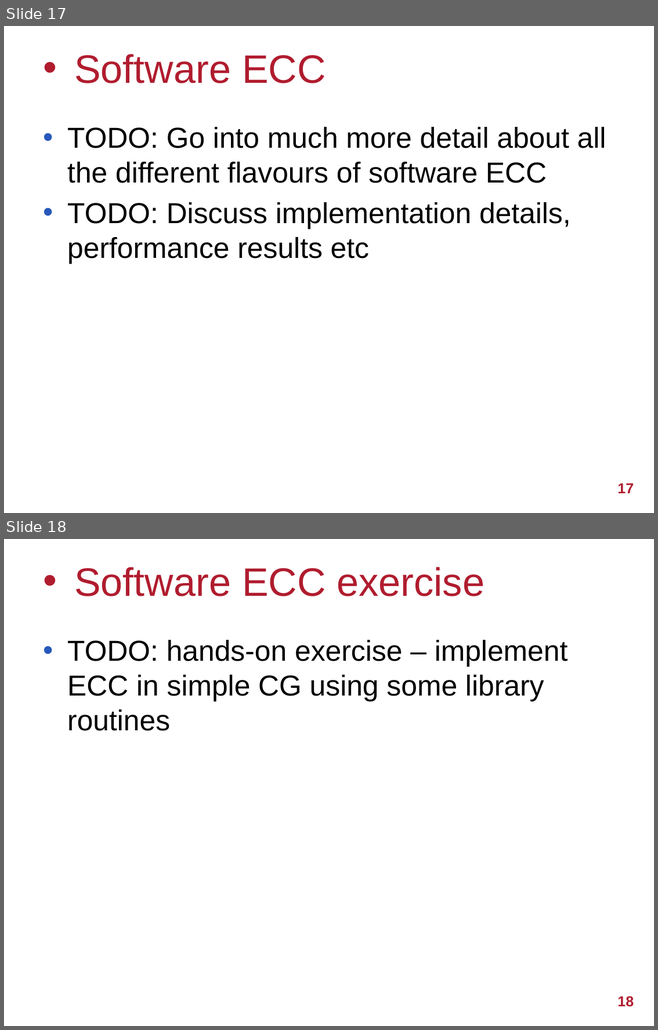
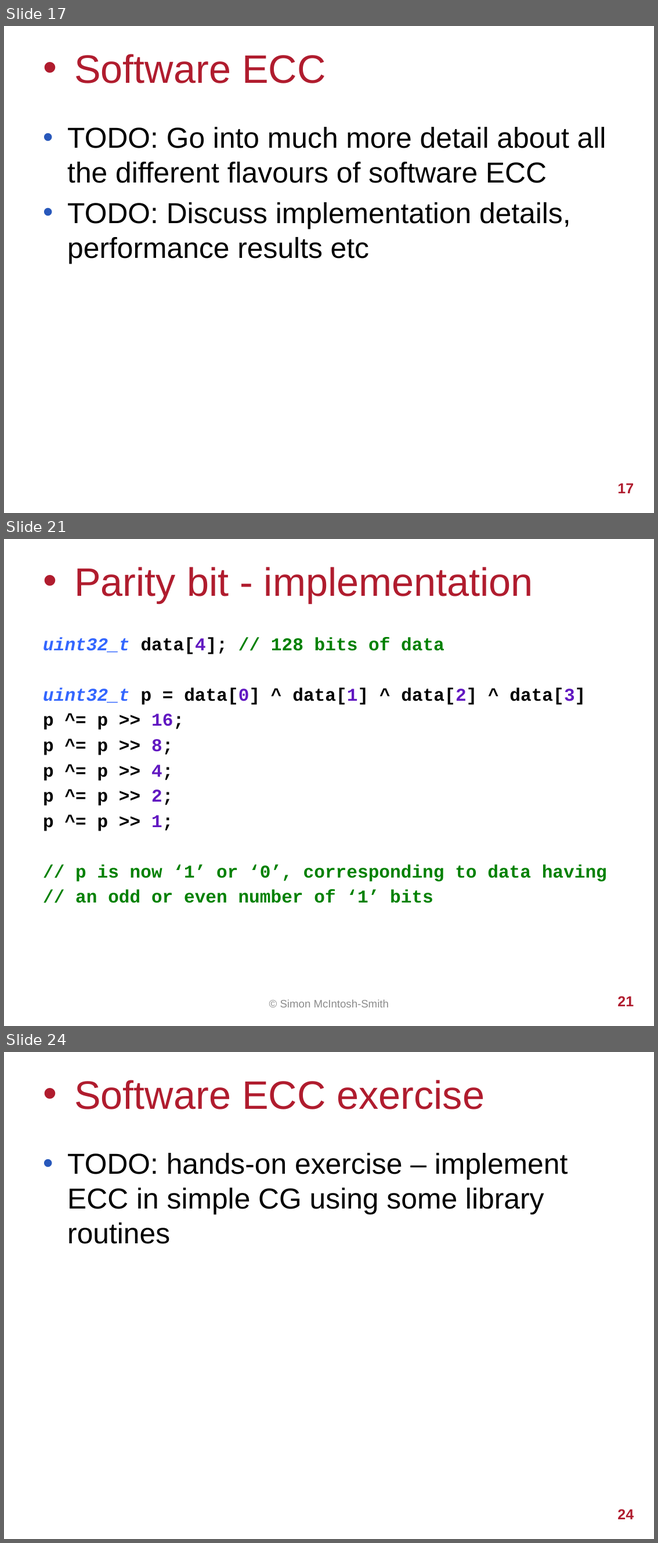
Before and after one commit to UoB-HPC/abft-training, a slide deck: abft-training.pptx. Shown one above the other, each under a label of ours: slides 17 and 18 before the commit, slides 17, 21 and 24 after it; the slides between them are not shown. The pictures are 658x1030 and 658x1543 pixels, drawn with LibreOffice and Linux fonts; fonts in the diff are those of the drawing; background and template pictures are left out. Boxes give left, top, right and bottom in pixels: in the first picture for what was removed or moved away, otherwise in the second. Text is boxed around its words. In the diff, an @@ line names an element or a change of style, - is before the commit and + after.

Commit message:
Add slides about parity bits

```diff
--- a/abft-training.pptx
+++ b/abft-training.pptx
@@ slide 21 added at (4, 539, 654, 1026), background #FFFFFF @@
@@ title added at (74, 567, 533, 603), 44 pt, text #B01C2E @@
+• Parity bit - implementation
@@ text added at (43, 637, 607, 903), 20 pt, text #008000, bold @@
+uint32_t data[4]; // 128 bits of data
+uint32_t p = data[0] ^ data[1] ^ data[2] ^ data[3]
+p ^= p >> 16;
+p ^= p >> 8;
+p ^= p >> 4;
+p ^= p >> 2;
+p ^= p >> 1;
+// p is now ‘1’ or ‘0’, corresponding to data having
+// an odd or even number of ‘1’ bits
@@ text added at (280, 1000, 389, 1008), 12 pt, text #8C8C8C @@
+© Simon McIntosh-Smith
@@ page number added at (617, 996, 633, 1006), 16 pt, text #B01C2E, bold @@
+21
@@ what was slide 18 is now slide 24 @@
@@ page number at (617, 1509, 633, 1519): text changed @@
-18
+24
```
Also in this commit, not shown: 5 other slides added, 1 other file.
